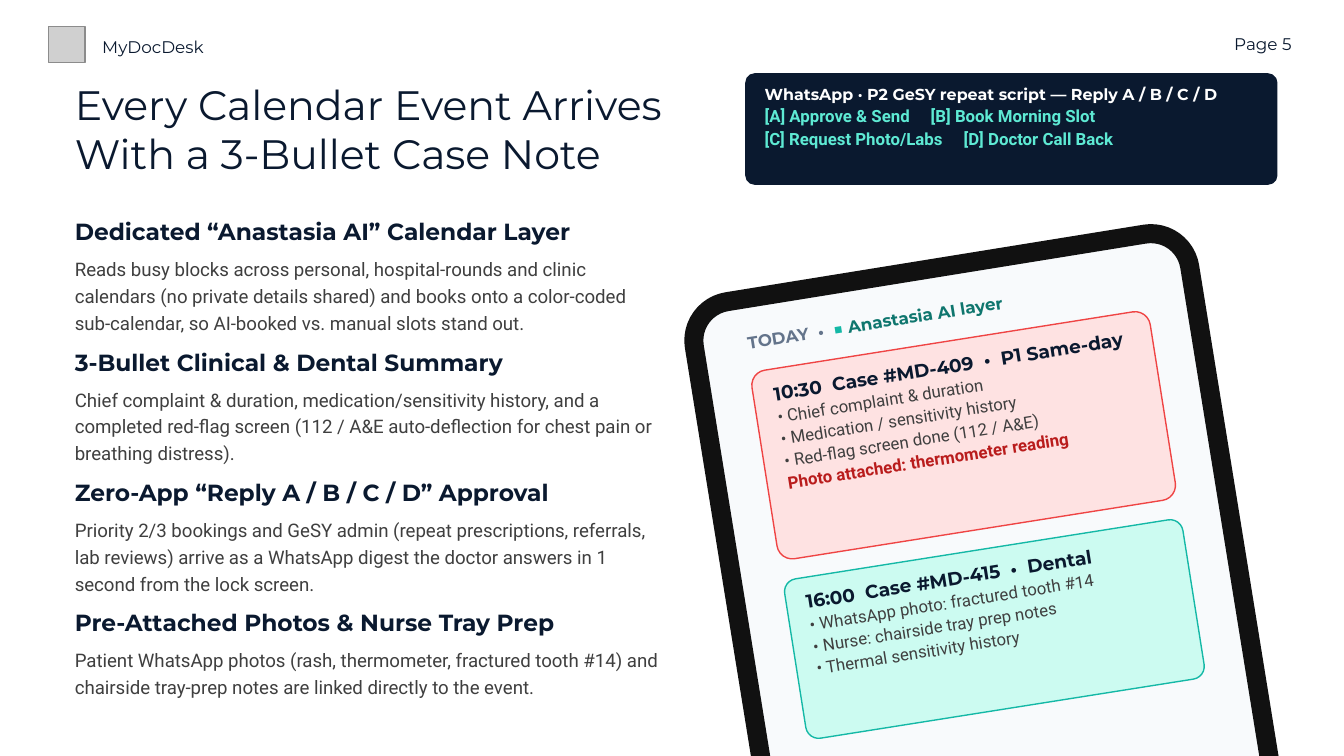
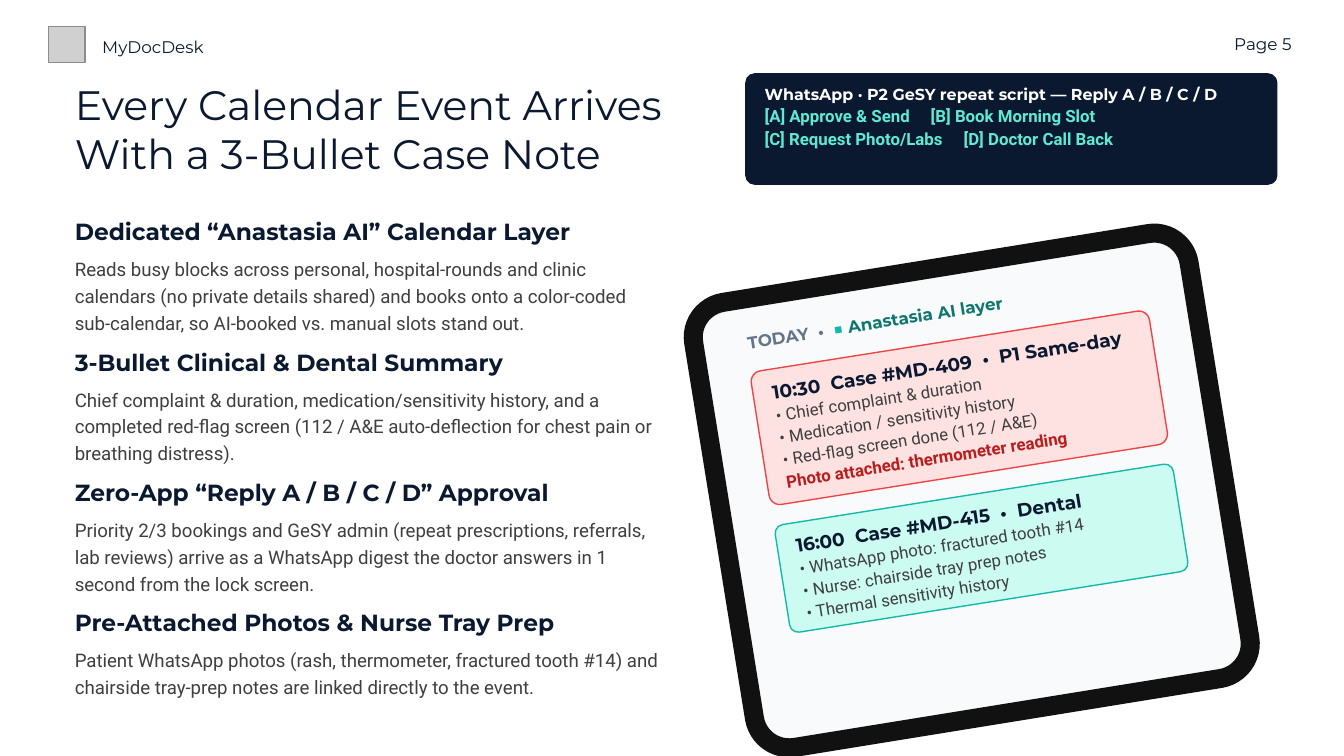
Before and after one commit to christostaliadoros-tknights/mydocdesk, a slide deck: slide 5 of MyDocDesk_Pitch_Deck.pptx. Drawn at 1344x756 pixels with LibreOffice and Linux fonts; fonts in the diff are those of the drawing; grey boxes stand for pictures. Boxes give left, top, right and bottom in pixels: in the first picture for what was removed or moved away, otherwise in the second. Text is boxed around its words. In the diff, an @@ line names an element or a change of style, - is before the commit and + after.

```diff
--- a/MyDocDesk_Pitch_Deck.pptx
+++ b/MyDocDesk_Pitch_Deck.pptx
@@ rounded rectangle: place and size @@
-rounded rectangle at (688, 228, 1303, 756)
+rounded rectangle at (688, 228, 1254, 752)
@@ rounded rectangle: place and size @@
-rounded rectangle at (694, 235, 1298, 756)
+rounded rectangle at (694, 236, 1252, 751)
@@ rounded rectangle "10:30 Case #MD-409 • P1 ...": place and size @@
-rounded rectangle "10:30 Case #MD-409 • P1 ..." at (750, 310, 1178, 561)
+rounded rectangle "10:30 Case #MD-409 • P1 ..." at (750, 309, 1169, 506)
@@ rounded rectangle "16:00 Case #MD-415 • Dental": place and size @@
-rounded rectangle "16:00 Case #MD-415 • Dental" at (783, 518, 1206, 740)
+rounded rectangle "16:00 Case #MD-415 • Dental" at (773, 462, 1189, 633)
```
Also in this commit, not shown: 1 other slide changed, 5 other files.
